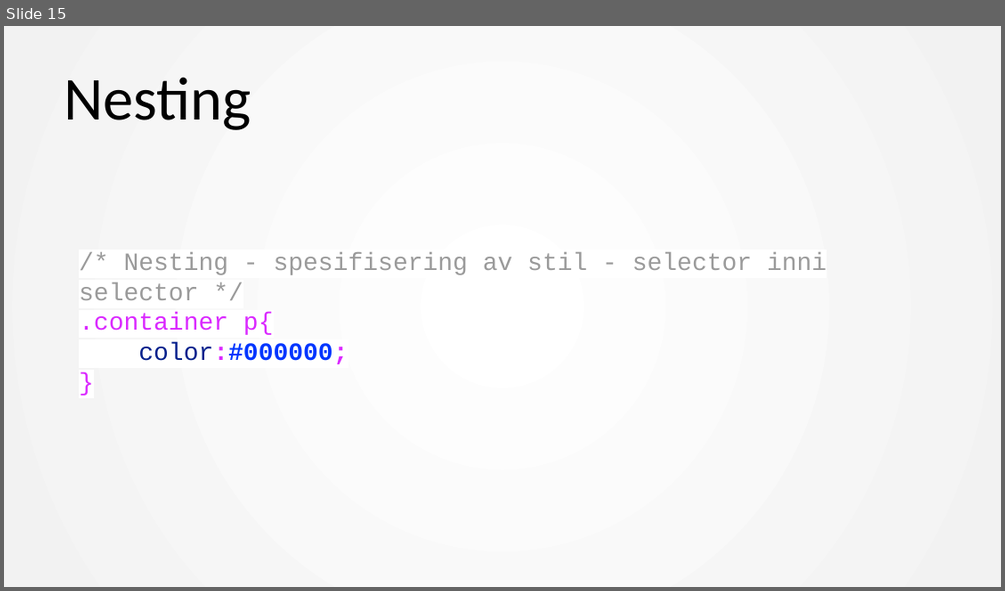
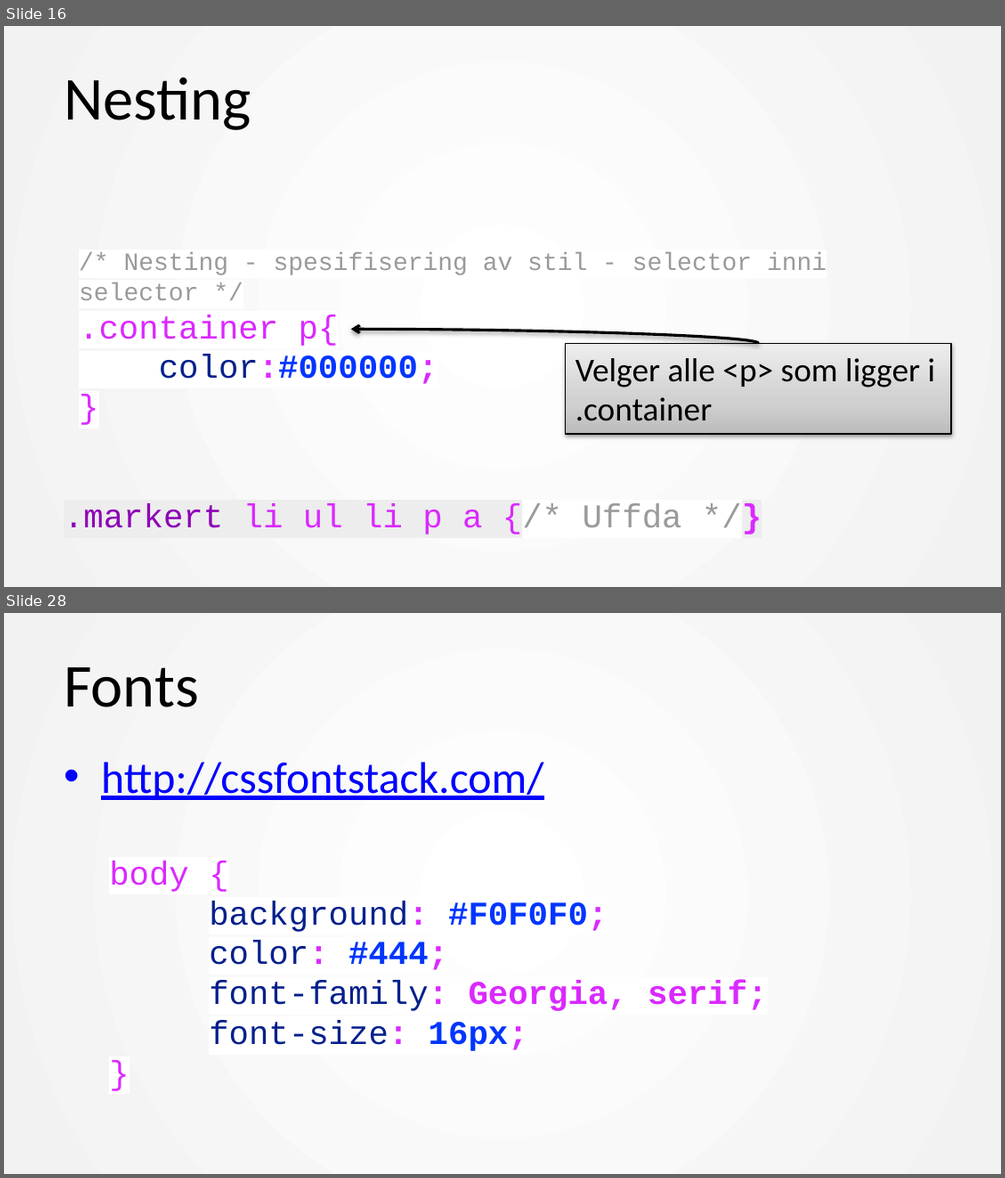
Before and after one commit to mesan/css-kurs, a slide deck: Foiler/1. CSS basic.pptx. Shown one above the other, each under a label of ours: slide 15 before the commit, slides 16 and 28 after it; the slides between them are not shown. The pictures are 1005x591 and 1005x1178 pixels, drawn with LibreOffice and Linux fonts; fonts in the diff are those of the drawing. Boxes give left, top, right and bottom in pixels: in the first picture for what was removed or moved away, otherwise in the second. Text is boxed around its words. In the diff, an @@ line names an element or a change of style, - is before the commit and + after.

```diff
--- a/Foiler/1. CSS basic.pptx
+++ b/Foiler/1. CSS basic.pptx
@@ slide 28 added at [4, 613, 1001, 1174], background #FFFFFF; not listed: 1 template element that a slide beside it also shows @@
@@ title added at [64, 667, 199, 707], 44 pt, text #000000 @@
+Fonts
@@ text added at [101, 762, 543, 800], 32 pt, text #0000FF, underline @@
+• http://cssfontstack.com/
@@ text added at [109, 860, 767, 1051], 24 pt, text #05208C @@
+body {
+background: #F0F0F0;
+color: #444;
+font-family: Georgia, serif;
+font-size: 16px;
+}
@@ what was slide 15 is now slide 16 @@
@@ slide 16 changed as well @@
@@ text at [79, 314, 438, 384]: size 18 to 24 pt in ".container p{", "color:#000000;", "}" @@
@@ curved arrow added from (759, 343) to (351, 329), #000000 2 pt @@
@@ rectangle added at [566, 343, 951, 434], fill gradient #BDBDBD to #D1D1D1 to #EEEEEE, outline #000000 0.75 pt, 24 pt, text #000000 @@
+Velger alle <p> som ligger i
+.container
@@ text added at [64, 503, 682, 534], 24 pt, text #DA29FF @@
+.markert li ul li p a {/* Uffda */}
```
Also in this commit, not shown: 10 other slides changed, 11 other slides added, 7 slides removed, 4 other files.
